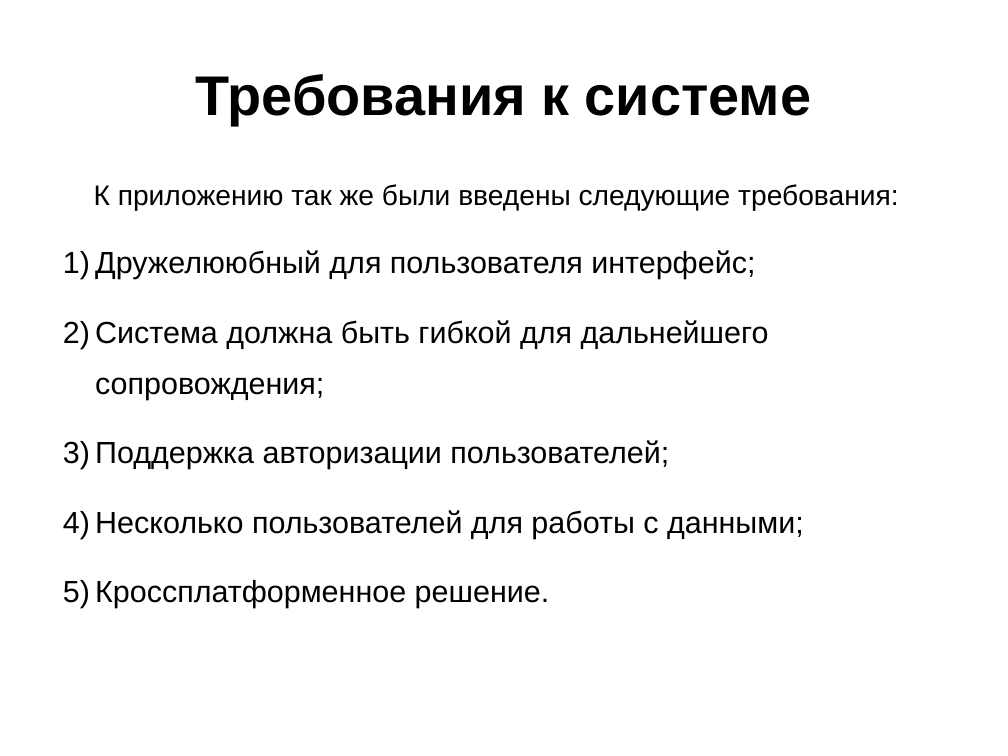
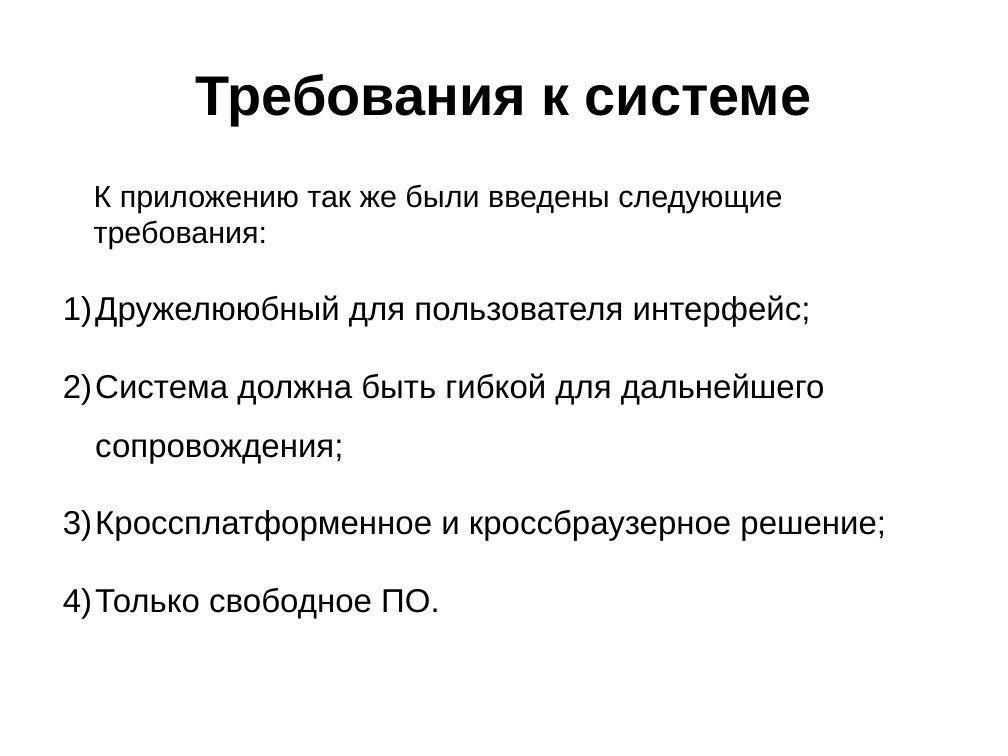
Before and after one commit to uak2/diplom, a slide deck: slide 4 of Презент по диплому.odp. Drawn at 1008x756 pixels with LibreOffice and Linux fonts; fonts in the diff are those of the drawing. Boxes give left, top, right and bottom in pixels: in the first picture for what was removed or moved away, otherwise in the second. Text is boxed around its words. In the diff, an @@ line names an element or a change of style, - is before the commit and + after.

```diff
--- a/Презент по диплому.odp
+++ b/Презент по диплому.odp
@@ text at <box>63,184,825,464</box>: size 22.2 to 24 pt in "К приложению так же были введены следующие ..."; size 24.1 to 26 pt in "Дружелююбный для пользователя интерфейс;", "Система должна быть гибкой для дальнейшего сопровождения;"; line spacing 1.4 to 1.5 @@
@@ text at <box>63,510,886,618</box>: text changed; size 24.1 to 26 pt @@
-3) Поддержка авторизации пользователей;
-4) Несколько пользователей для работы с данными;
-5) Кроссплатформенное решение.
+3) Кроссплатформенное и кроссбраузерное решение;
+4) Только свободное ПО.
```
Also in this commit, not shown: 1 other slide changed, 2 slides added, 1 slide removed, 6 other files.
